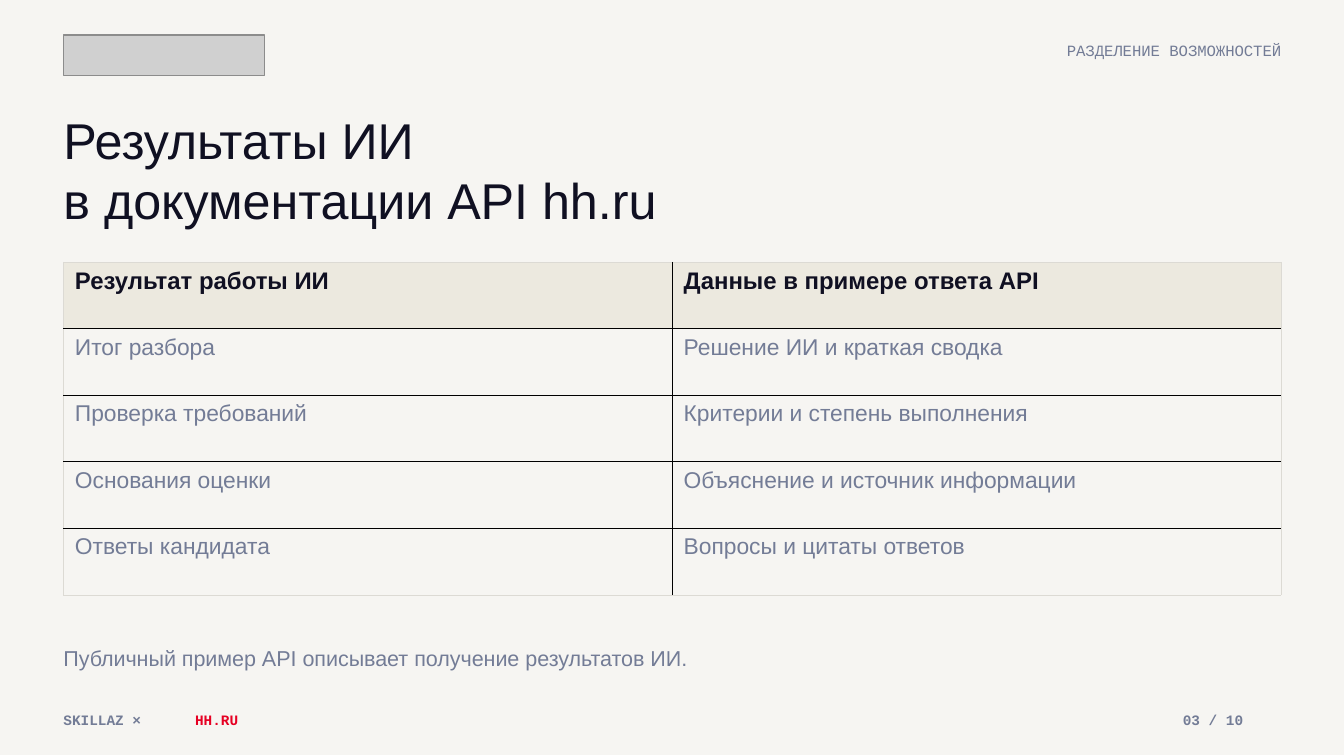
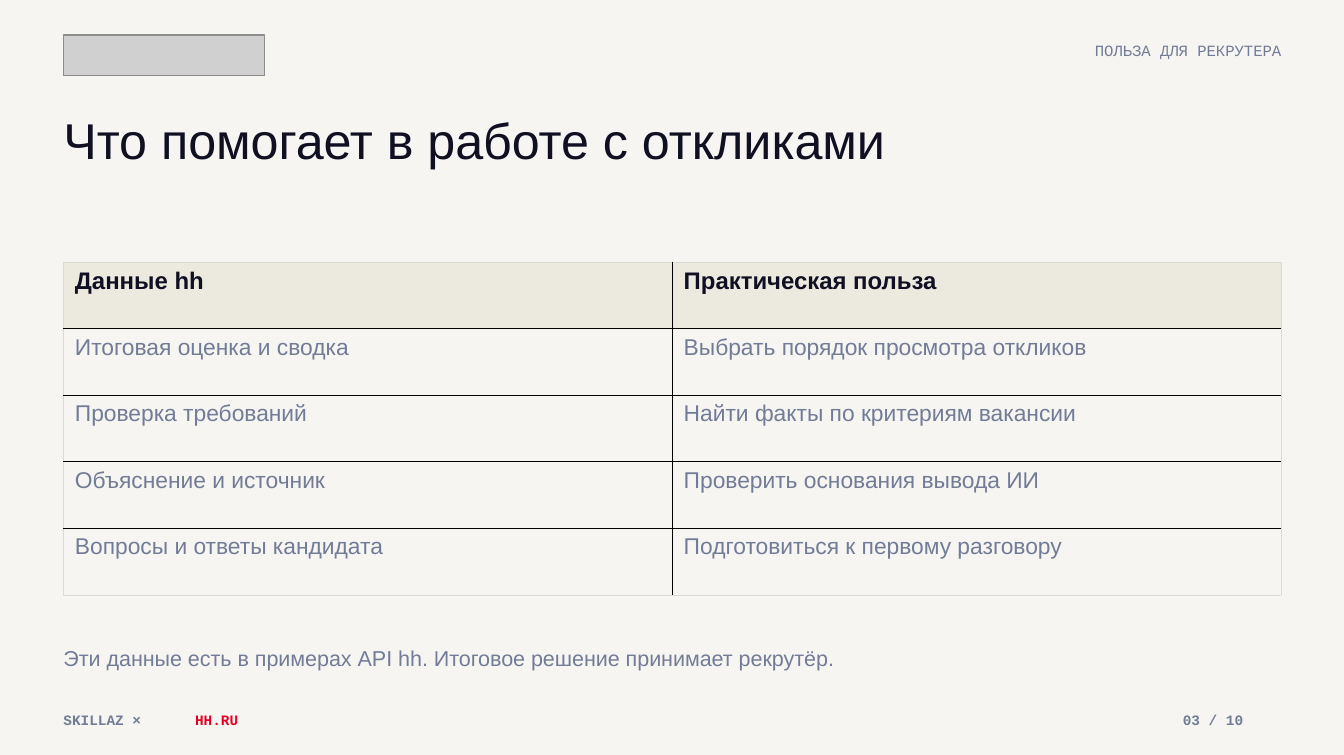
Before and after one commit to nastenakargina17-sudo/skillaz-hh-presentation, a slide deck: slide 3 of Skillaz-hh-Integration.pptx. Drawn at 1344x755 pixels with LibreOffice and Linux fonts; fonts in the diff are those of the drawing; grey boxes stand for pictures. Boxes give left, top, right and bottom in pixels: in the first picture for what was removed or moved away, otherwise in the second. Text is boxed around its words. In the diff, an @@ line names an element or a change of style, - is before the commit and + after.

```diff
--- a/Skillaz-hh-Integration.pptx
+++ b/Skillaz-hh-Integration.pptx
@@ text at <box>1095,45,1281,59</box>: text changed @@
-РАЗДЕЛЕНИЕ ВОЗМОЖНОСТЕЙ
+ПОЛЬЗА ДЛЯ РЕКРУТЕРА
@@ text at <box>63,122,885,169</box>: text changed @@
-Результаты ИИ
-в документации API hh.ru
+Что помогает в работе с откликами
@@ table at <box>63,262,1282,596</box> @@
-row 1, column 1: Результат работы ИИ
+row 1, column 1: Данные hh
-row 1, column 2: Данные в примере ответа API
+row 1, column 2: Практическая польза
-row 2, column 1: Итог разбора
+row 2, column 1: Итоговая оценка и сводка
-row 2, column 2: Решение ИИ и краткая сводка
+row 2, column 2: Выбрать порядок просмотра откликов
-row 3, column 2: Критерии и степень выполнения
+row 3, column 2: Найти факты по критериям вакансии
-row 4, column 1: Основания оценки
+row 4, column 1: Объяснение и источник
-row 4, column 2: Объяснение и источник информации
+row 4, column 2: Проверить основания вывода ИИ
-row 5, column 1: Ответы кандидата
+row 5, column 1: Вопросы и ответы кандидата
-row 5, column 2: Вопросы и цитаты ответов
+row 5, column 2: Подготовиться к первому разговору
@@ text at <box>63,650,834,671</box>: text changed @@
-Публичный пример API описывает получение результатов ИИ.
+Эти данные есть в примерах API hh. Итоговое решение принимает рекрутёр.
```
Also in this commit, not shown: 5 other slides changed, 1 other file.
